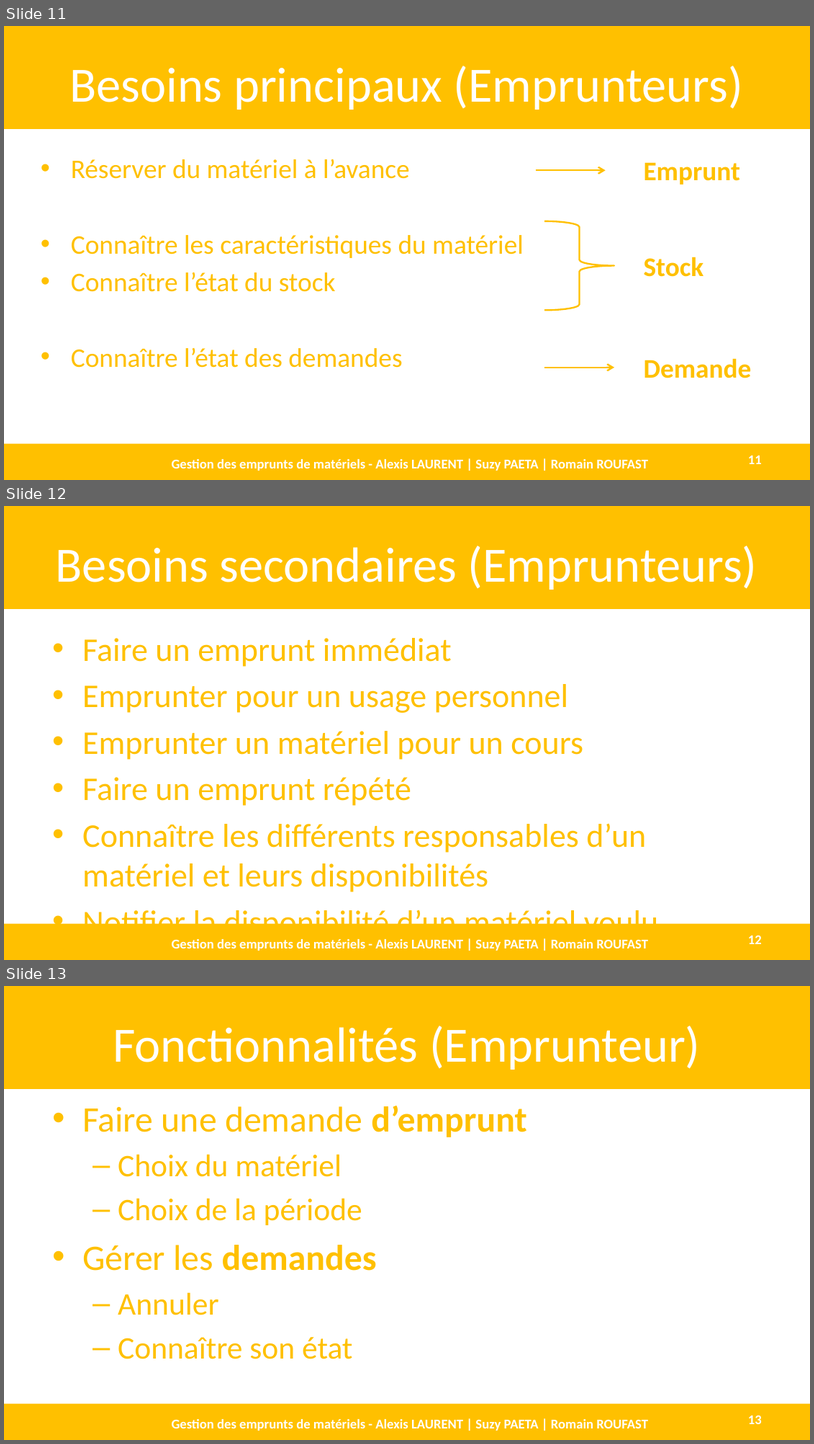
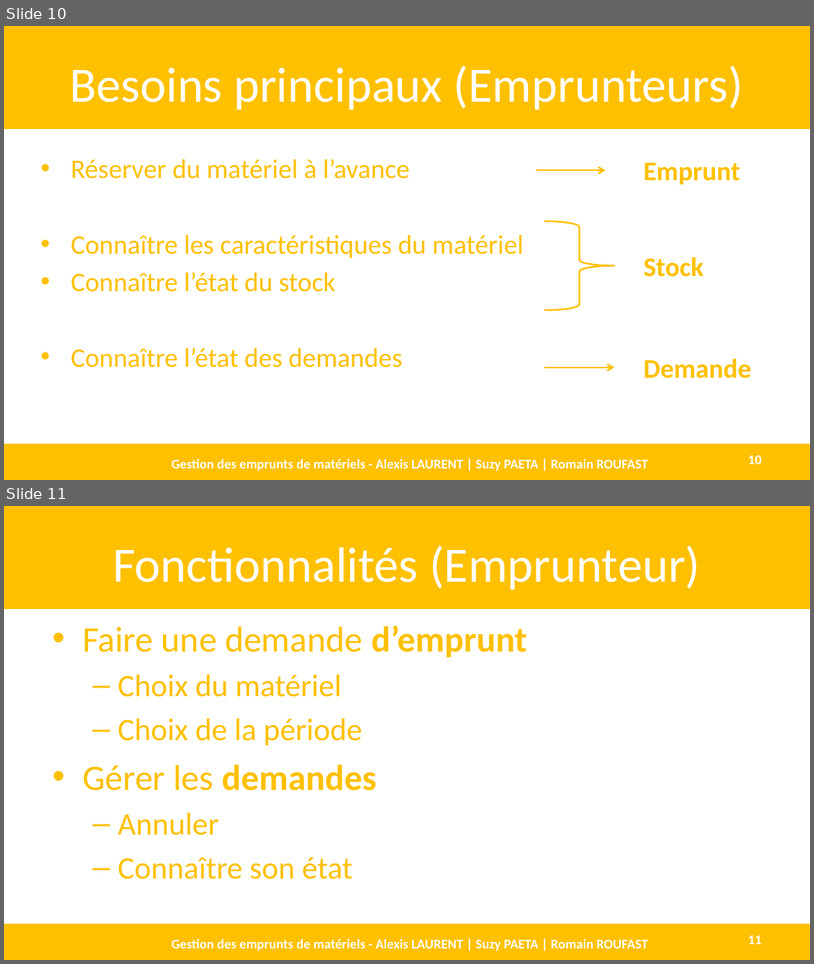
Before and after one commit to AlexisLaurent/Gestion_des_Emprunts, a slide deck: Livrables/D1.3 - DEF.pptx. Shown one above the other, each under a label of ours: slides 11, 12 and 13 before the commit, slides 10 and 11 after it. The pictures are 814x1444 and 814x964 pixels, drawn with LibreOffice and Linux fonts; fonts in the diff are those of the drawing. Boxes give left, top, right and bottom in pixels: in the first picture for what was removed or moved away, otherwise in the second. Text is boxed around its words. In the diff, an @@ line names an element or a change of style, - is before the commit and + after.

```diff
--- a/Livrables/D1.3 - DEF.pptx
+++ b/Livrables/D1.3 - DEF.pptx
@@ slide 12 removed at box(4, 506, 810, 960), background #FFFFFF @@
@@ rectangle removed at box(4, 506, 810, 609) @@
@@ title removed at box(56, 546, 757, 590) @@
-Besoins secondaires (Emprunteurs)
@@ text removed at box(82, 638, 659, 941) @@
-• Faire un emprunt immédiat
-• Emprunter pour un usage personnel
-• Emprunter un matériel pour un cours
-• Faire un emprunt répété
-• Connaître les différents responsables d’un matériel et leurs disponibilités
-• Notifier la disponibilité d’un matériel voulu
@@ rectangle removed at box(4, 923, 810, 959) @@
@@ page number removed at box(748, 935, 762, 944) @@
-12
@@ text removed at box(172, 939, 648, 950) @@
-Gestion des emprunts de matériels - Alexis LAURENT | Suzy PAETA | Romain ROUFAST
@@ what was slide 11 is now slide 10 @@
@@ page number at box(748, 454, 762, 464): text changed @@
-11
+10
@@ what was slide 13 is now slide 11 @@
@@ page number at box(748, 935, 762, 944): text changed @@
-13
+11
```
Also in this commit, not shown: 2 other slides removed.
